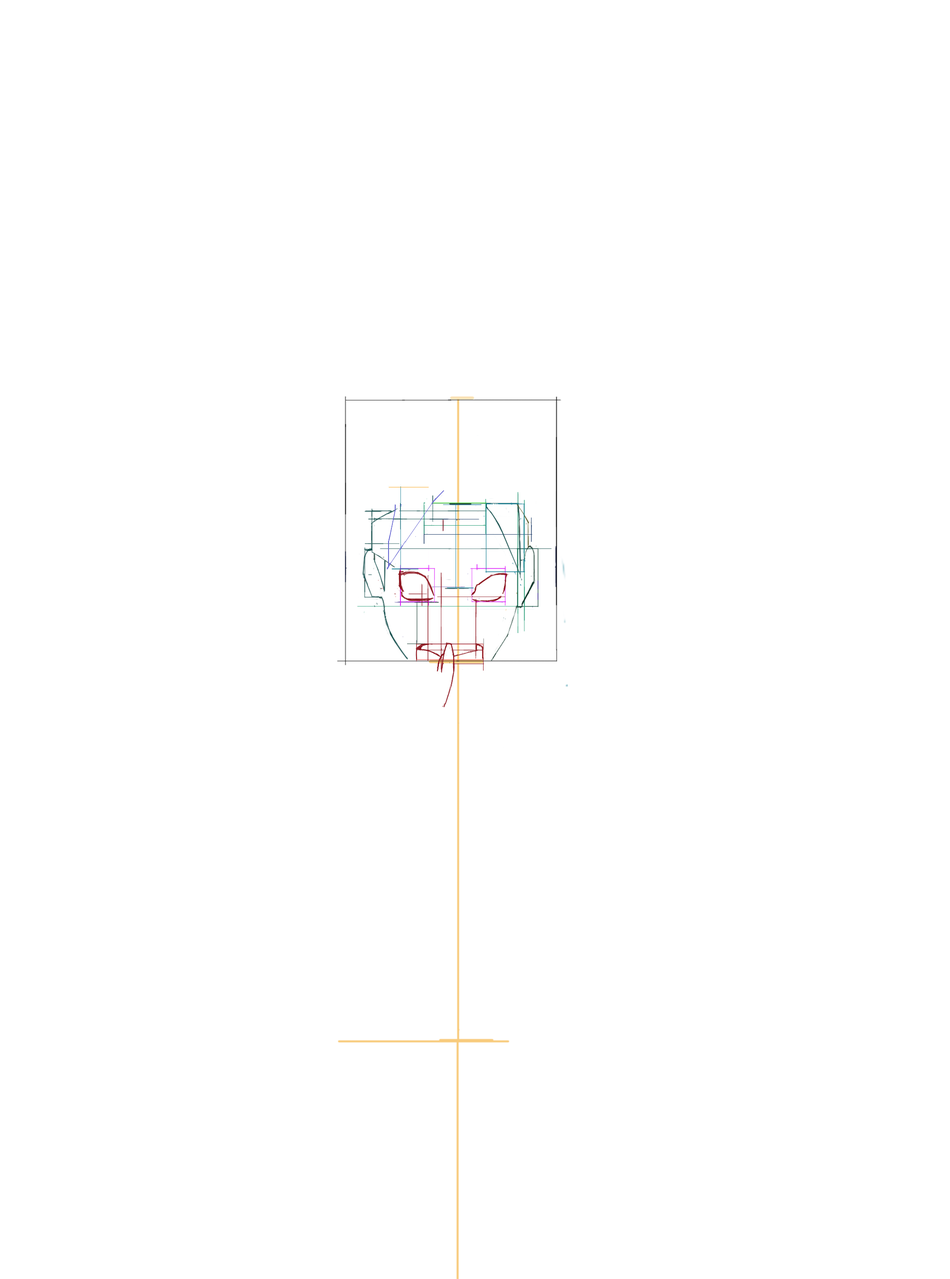
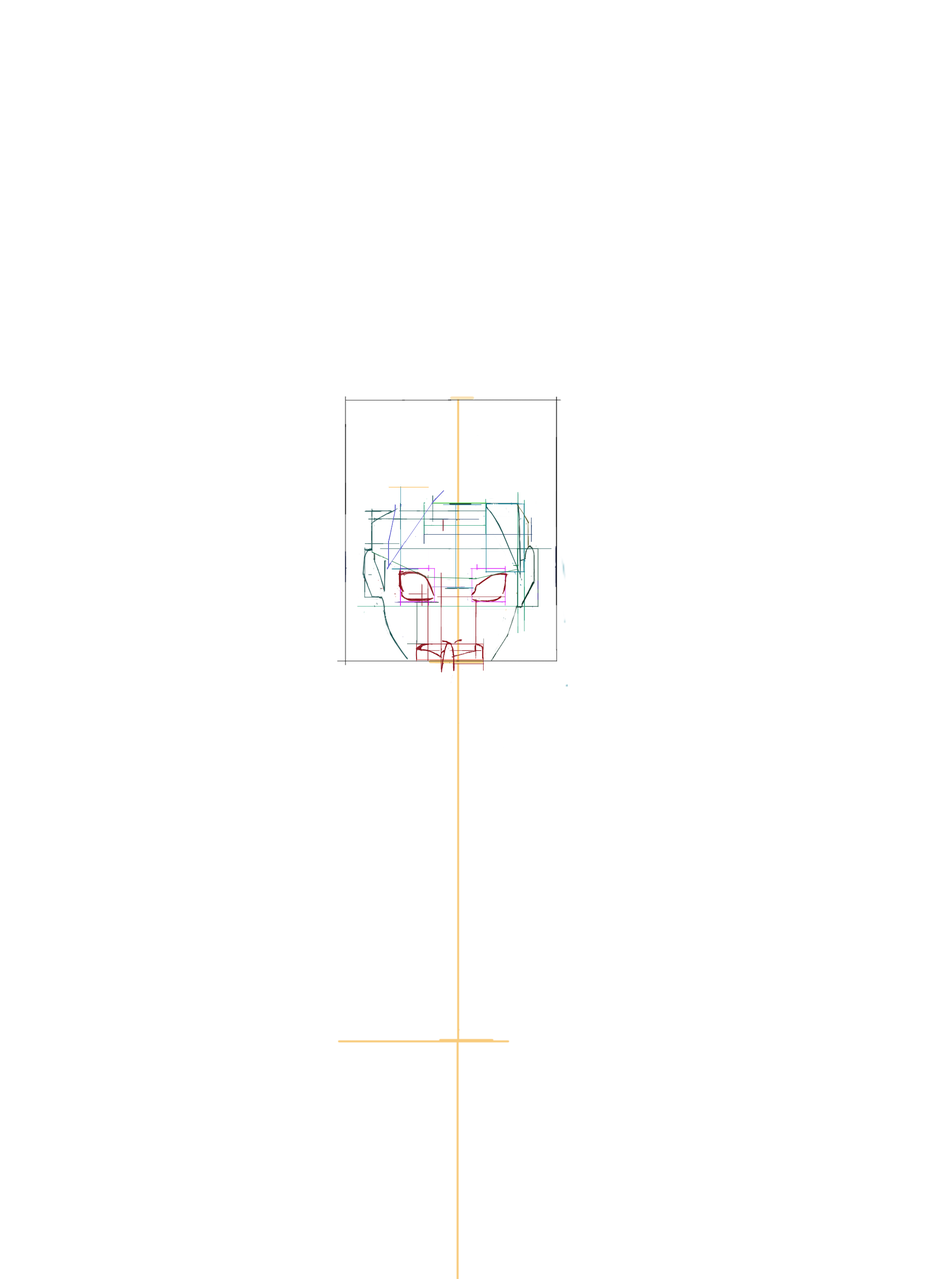
The second 950 x 1279 image is a revision of the first. Changes to its layers:
added layer "Layer 131" above "Layer 130" over <box>453,638,468,644</box>
added layer "Layer 130" above "Layer 128" over <box>441,638,463,645</box>
painted on "Layer 129" over <box>436,642,455,708</box>
added layer "Layer 132" above "Layer 127" over <box>372,551,525,591</box>
painted on "Layer 127" over <box>420,643,483,659</box>
painted on "Layer 77" over <box>374,553,396,568</box>
painted on "Layer 76" over <box>519,545,531,562</box>
